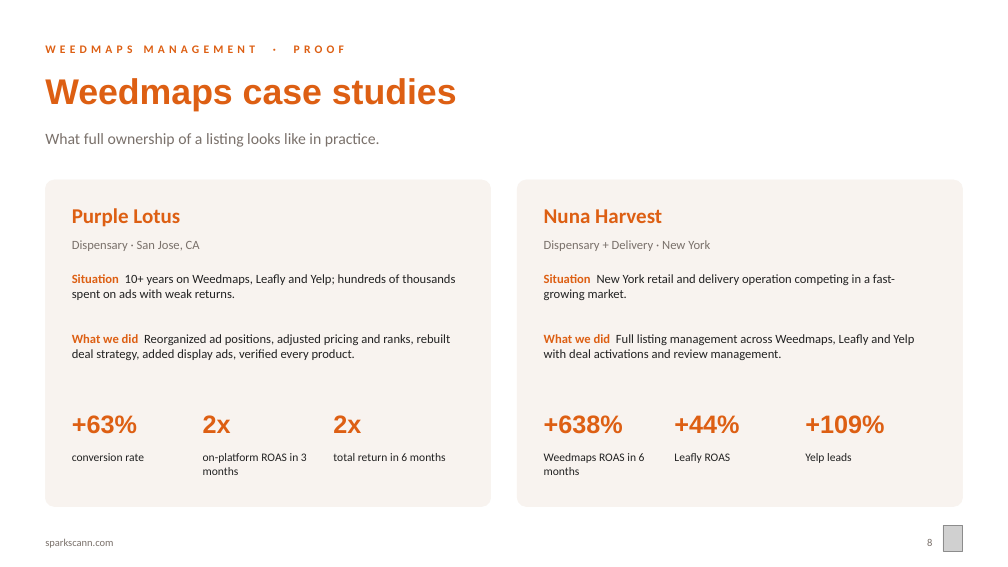
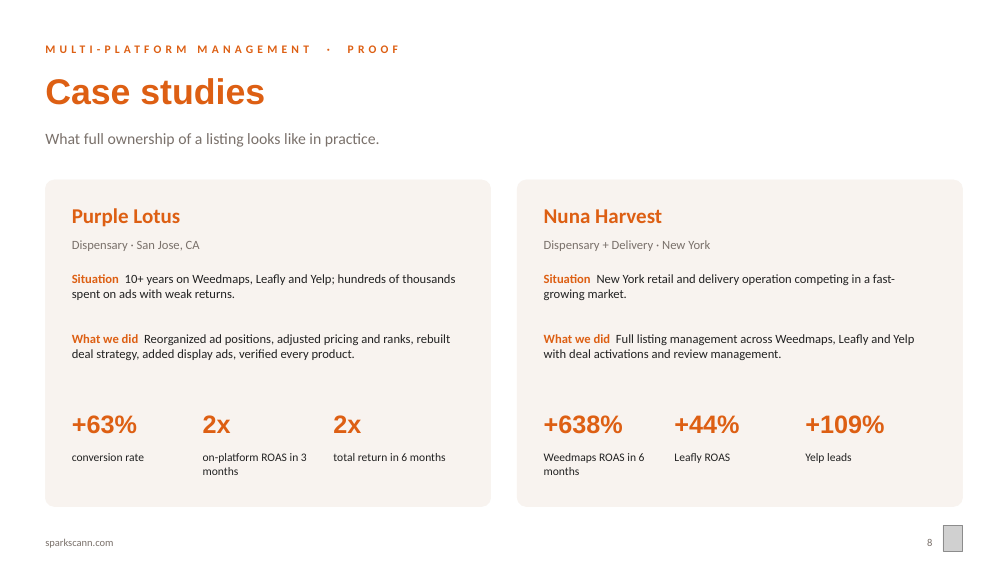
Before and after one commit to sparksmanagement/pitchdeckspecialist, a slide deck: slide 8 of decks/Sparks-x-example-green-valley.pptx. Drawn at 1008x567 pixels with LibreOffice and Linux fonts; fonts in the diff are those of the drawing; grey boxes stand for pictures. Boxes give left, top, right and bottom in pixels: in the first picture for what was removed or moved away, otherwise in the second. Text is boxed around its words. In the diff, an @@ line names an element or a change of style, - is before the commit and + after.

```diff
--- a/decks/Sparks-x-example-green-valley.pptx
+++ b/decks/Sparks-x-example-green-valley.pptx
@@ text at [45,45,398,53]: text changed @@
-WEEDMAPS MANAGEMENT · PROOF
+MULTI-PLATFORM MANAGEMENT · PROOF
@@ text at [45,78,265,105]: text changed @@
-Weedmaps case studies
+Case studies
```
Also in this commit, not shown: 7 other slides changed, 1 other file.
